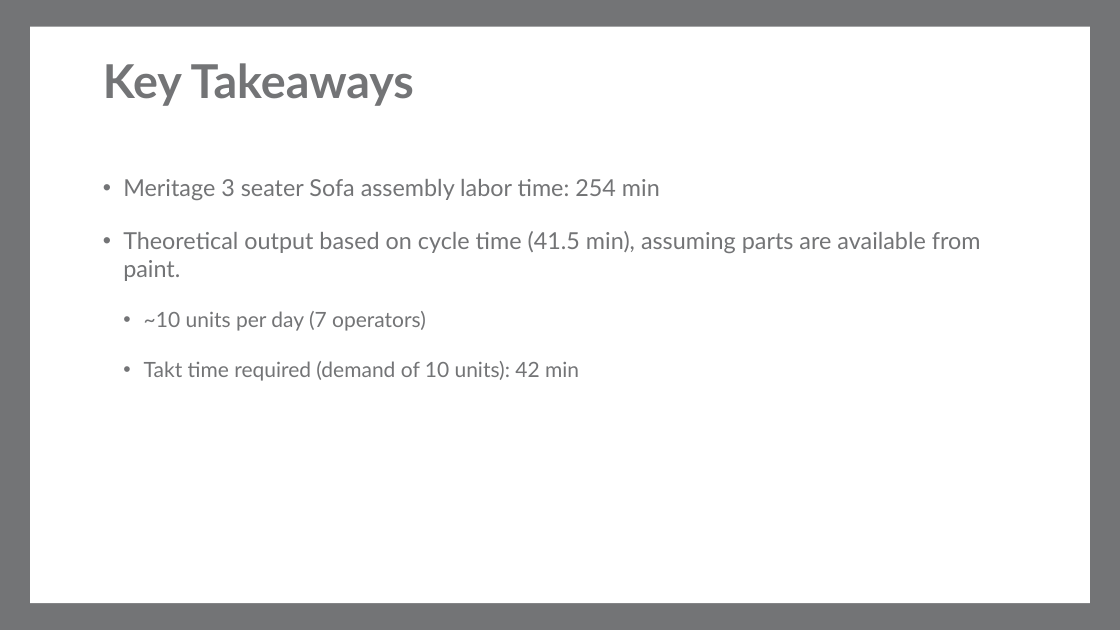
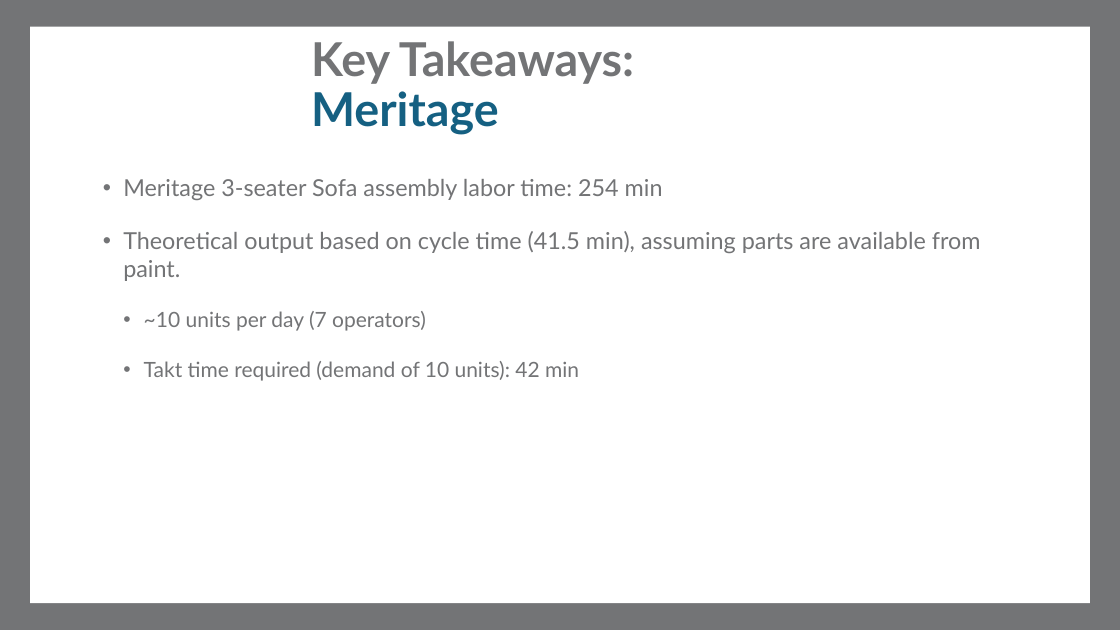
Before and after one commit to macokeefe/claude-code-system, a slide deck: slide 5 of standard-work/standalone/Meritage_3Seater_Standard_Work.pptx (slide 3 before the commit). Drawn at 1120x630 pixels with LibreOffice and Linux fonts; fonts in the diff are those of the drawing; background and template pictures are left out. Boxes give left, top, right and bottom in pixels: in the first picture for what was removed or moved away, otherwise in the second. Text is boxed around its words. In the diff, an @@ line names an element or a change of style, - is before the commit and + after.

```diff
--- a/standard-work/standalone/Meritage_3Seater_Standard_Work.pptx
+++ b/standard-work/standalone/Meritage_3Seater_Standard_Work.pptx
@@ title at box(311, 41, 634, 135): text changed @@
-Key Takeaways
+Key Takeaways: Meritage
@@ text at box(123, 179, 663, 200): text changed @@
-• Meritage 3 seater Sofa assembly labor time: 254 min
+• Meritage 3-seater Sofa assembly labor time: 254 min
```
Also in this commit, not shown: 4 other slides changed, 5 slides added.
